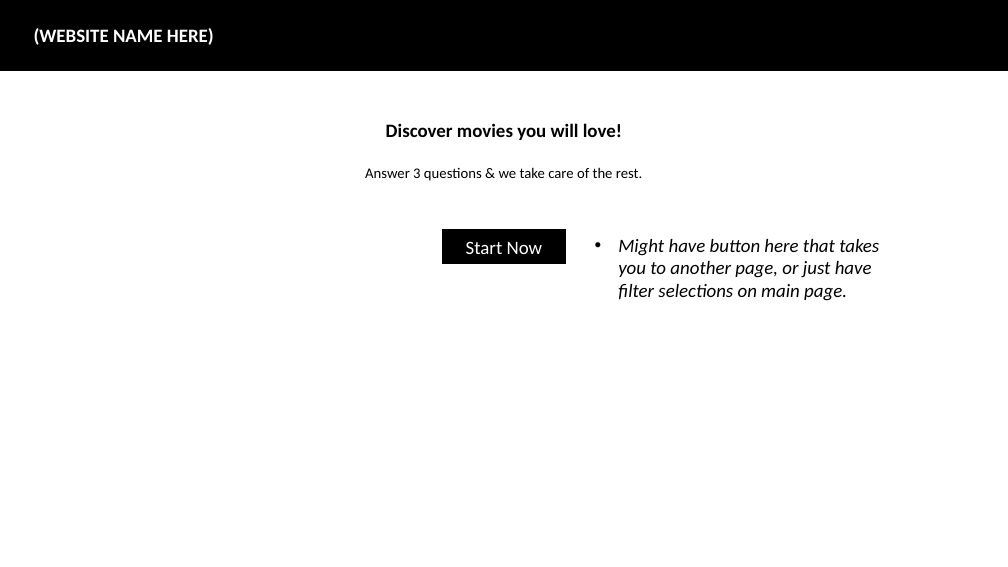
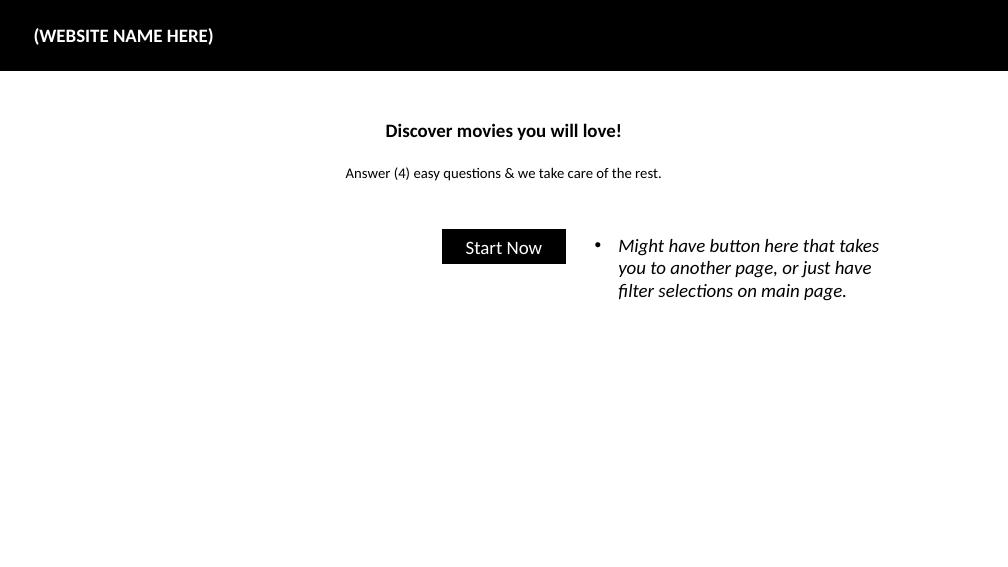
Before and after one commit to BartBachrach/Yellow_Project, a slide deck: slide 1 of Web_Design_Sketch.pptx. Drawn at 1008x567 pixels with LibreOffice and Linux fonts; fonts in the diff are those of the drawing. Boxes give left, top, right and bottom in pixels: in the first picture for what was removed or moved away, otherwise in the second. Text is boxed around its words. In the diff, an @@ line names an element or a change of style, - is before the commit and + after.

```diff
--- a/Web_Design_Sketch.pptx
+++ b/Web_Design_Sketch.pptx
@@ text at (346,167,662,181): text changed @@
-Answer 3 questions & we take care of the rest.
+Answer (4) easy questions & we take care of the rest.
```
Also in this commit, not shown: 1 other file.
